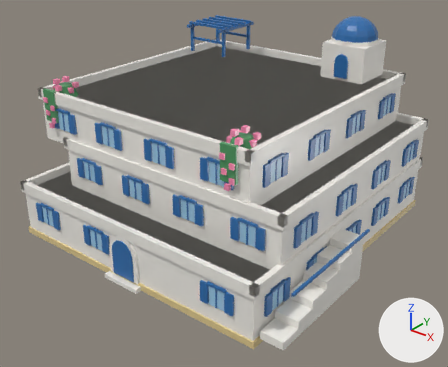
An edit to the glTF model assets/managed-models/buildings/house-2x2-3f-aegean-a/house-2x2-3f-aegean-a.glb, drawn before and after from the same camera.
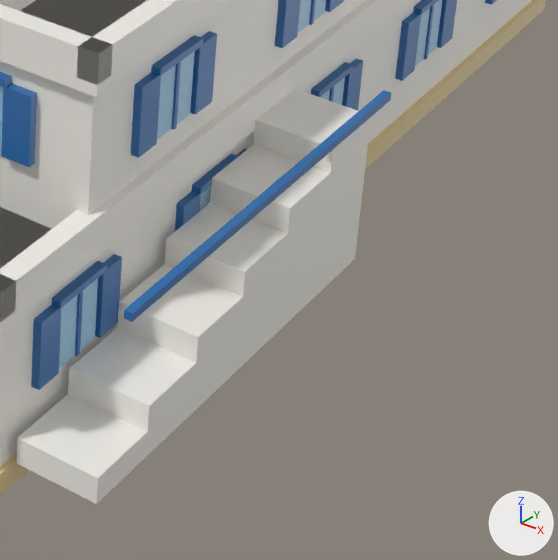
Each version is shown whole from a 50 mm camera at (2.23, -2.94, 2.08) aimed at (0.02, -0.16, 0.36), then close up on the part from 57% to 94% of the width and 55% to 100% of the height. Arrows for +X, +Y and +Z are at lower right; the lights stay in place. The last two pictures show the newer version. Vertices at exactly the same position are counted once.

In view in the first close-up: 'house-2x2-3f-aegean-a'.
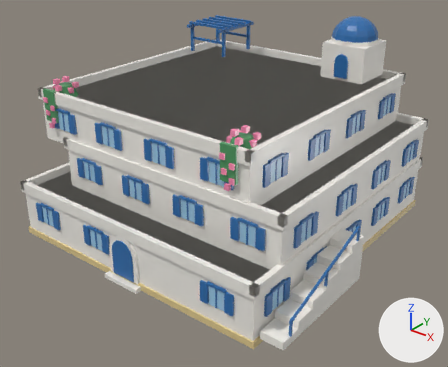
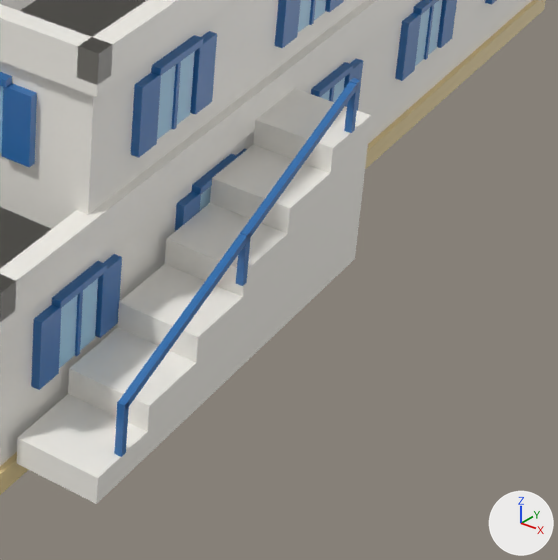
Location of each change, [x1, y1, x2, y2] in pixels of the close-ups (558 x 560 px; the box of a moved part takes in the faces that stretch with it):
part 1 of me_house_2x2_3f_aegean_a, added (blue)
    after: [114, 401, 129, 457]
part 2 of me_house_2x2_3f_aegean_a, added (blue)
    after: [236, 232, 251, 286]
part 3 of me_house_2x2_3f_aegean_a, added (blue)
    after: [344, 78, 360, 133]
part 4 of me_house_2x2_3f_aegean_a, moved or reshaped
    before: [124, 90, 391, 322]
    after: [119, 82, 358, 410]

What changed in the scene script:
```text
Change me_house_2x2_3f_aegean_a:
    used by ob_house_2x2_3f_aegean_a; location = (0.0, 0.0, 0.0)
    verts and faces of me_house_2x2_3f_aegean_a; kept vertices keep their numbers, new ones are numbered from 2633
    before: 2157 (0.97, -0.85, 0.32) at pixel (123, 318), 2158 (0.99, -0.85, 0.32) at pixel (132, 321), 2159 (0.99, -0.07, 0.32) at pixel (390, 100), 2160 (0.97, -0.07, 0.32), 2161 (0.97, -0.85, 0.33) at pixel (124, 309)
    before: 2162 (0.99, -0.85, 0.33) at pixel (132, 313), 2163 (0.99, -0.07, 0.33) at pixel (391, 92), 2164 (0.97, -0.07, 0.33) at pixel (383, 89)
    remove me_house_2x2_3f_aegean_a.from_pydata(...)  # 2633 vertices, 4084 faces; spans x -1.0..0.99, y -1.0..1.0, z 0.0..1.31
    add me_house_2x2_3f_aegean_a.from_pydata(...)  # 2657 vertices, 4120 faces; spans x -1.0..0.99, y -1.0..1.0, z 0.0..1.31
    me_house_2x2_3f_aegean_a part 1: a new loose piece, a box spanning x 0.974..0.986, y -0.856..-0.844, z 0.087..0.179, in mat_m_house_2x2_3f_aegean_a
    me_house_2x2_3f_aegean_a part 2: a new loose piece, a box spanning x 0.974..0.986, y -0.531..-0.519, z 0.203..0.295, in mat_m_house_2x2_3f_aegean_a
    me_house_2x2_3f_aegean_a part 3: a new loose piece, a box spanning x 0.974..0.986, y -0.206..-0.194, z 0.32..0.412, in mat_m_house_2x2_3f_aegean_a
    me_house_2x2_3f_aegean_a part 4
    add for i in [2157, 2158, 2161, 2162]: verts[i] += (0.0, 0.0, -0.15)
    add for i in [2159, 2160, 2163, 2164]: verts[i] += (0.0, -0.13, 0.08)
```
